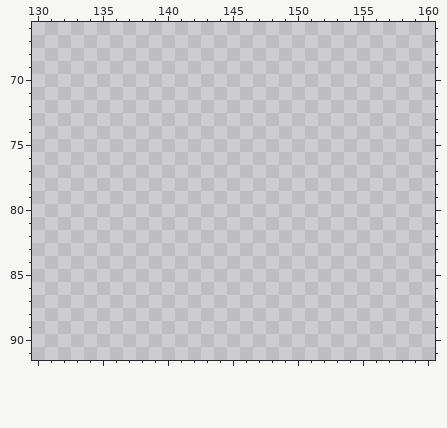
Edited in one commit: pixel-art file (resources/asesprite/atlases/atlas-items.aseprite). This is how it looked before the edit.
1024x1024 pixels, 1 frame. Colours within 5 levels of each other are drawn and written as one. Shown: x 130..160, y 66..91. The commit also changed other parts of the picture, which this record leaves out.
Once edited:
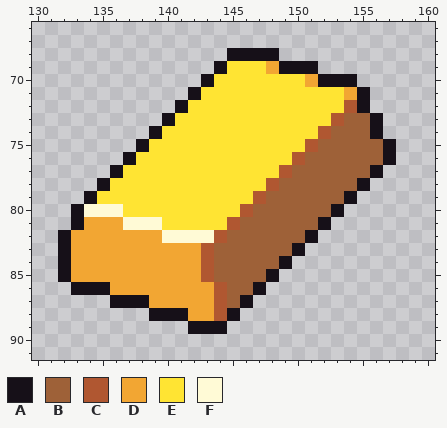
Palette (. is transparent): A #161018  B #9e6138  C #b05731  D #f2a633  E #ffe433  F #fffad6
Changes in this commit:
layer "Layer 5" added
Layer "Layer 5":
y 68: x 145..148 .... -> AAAA
y 69: x 144..151 ........ -> AEEEDAAA
y 70: x 143..154 ............ -> AEEEEEEEDAAA
y 71: x 142..155 .............. -> AEEEEEEEEEEEDA
y 72: x 141..155 ............... -> AEEEEEEEEEEEECA
y 73: x 140..156 ................. -> AEEEEEEEEEEEECBBA
y 74: x 139..156 .................. -> AEEEEEEEEEEEECBBBA
y 75: x 138..157 .................... -> AEEEEEEEEEEEECBBBBBA
y 76: x 137..157 ..................... -> AEEEEEEEEEEEECBBBBBBA
y 77: x 136..156 ..................... -> AEEEEEEEEEEEECBBBBBBA
y 78: x 135..155 ..................... -> AEEEEEEEEEEEECBBBBBBA
y 79: x 134..154 ..................... -> AEEEEEEEEEEEECBBBBBBA
y 80: x 133..153 ..................... -> AFFFEEEEEEEEECBBBBBBA
y 81: x 133..152 .................... -> ADDDFFFEEEEECBBBBBBA
y 82: x 132..151 .................... -> ADDDDDDDFFFFCBBBBBBA
y 83: x 132..150 ................... -> ADDDDDDDDDDCBBBBBBA
y 84: x 132..149 .................. -> ADDDDDDDDDDCBBBBBA
y 85: x 132..148 ................. -> ADDDDDDDDDDCBBBBA
y 86: x 133..147 ............... -> AAADDDDDDDDCBBA
y 87: x 136..146 ........... -> AAADDDDDCBA
y 88: x 139..145 ....... -> AAADDCA
y 89: x 142..144 ... -> AAA
Where, in picture pixels (left, top, right, bottom), the same in both pictures:
added: (58, 48, 396, 334)
